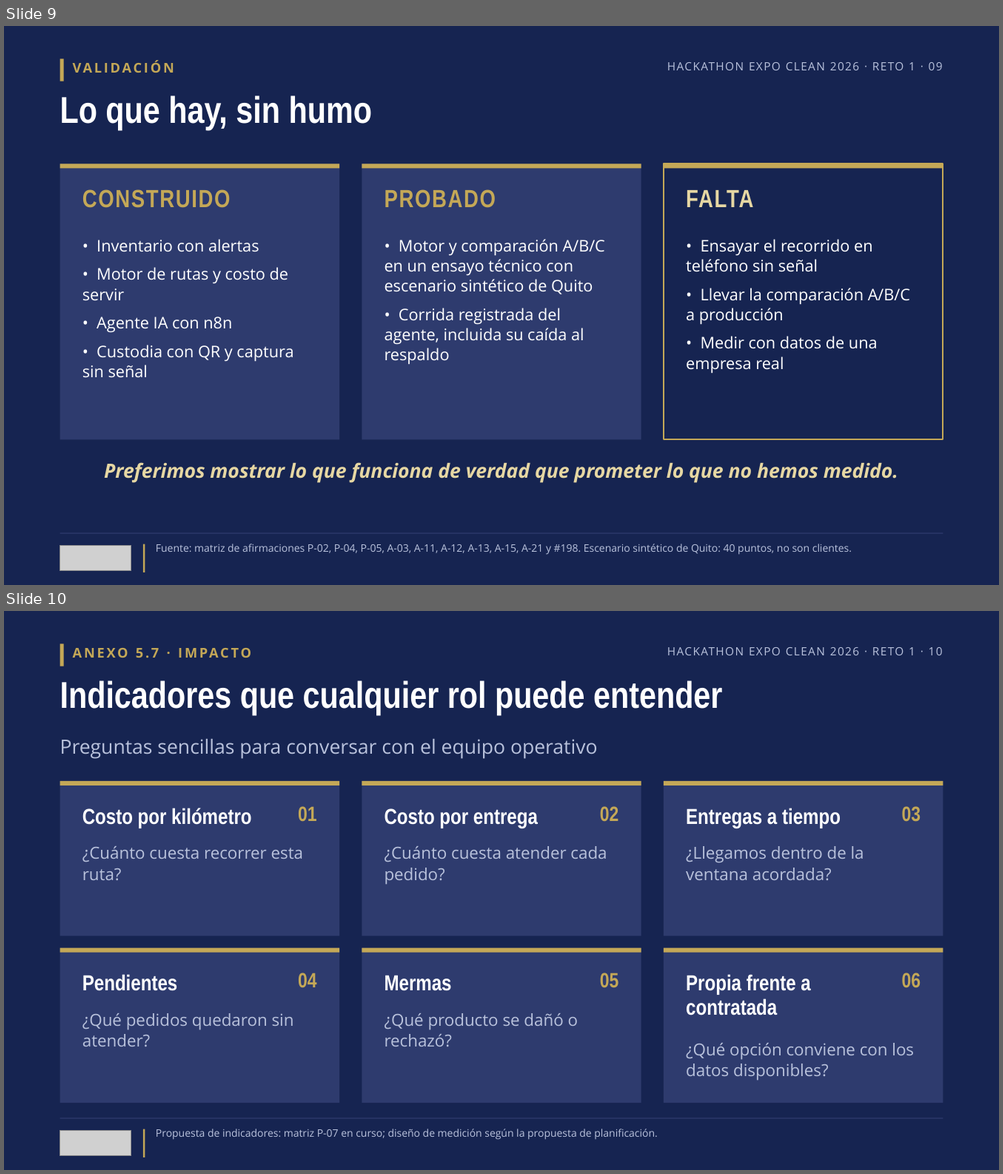
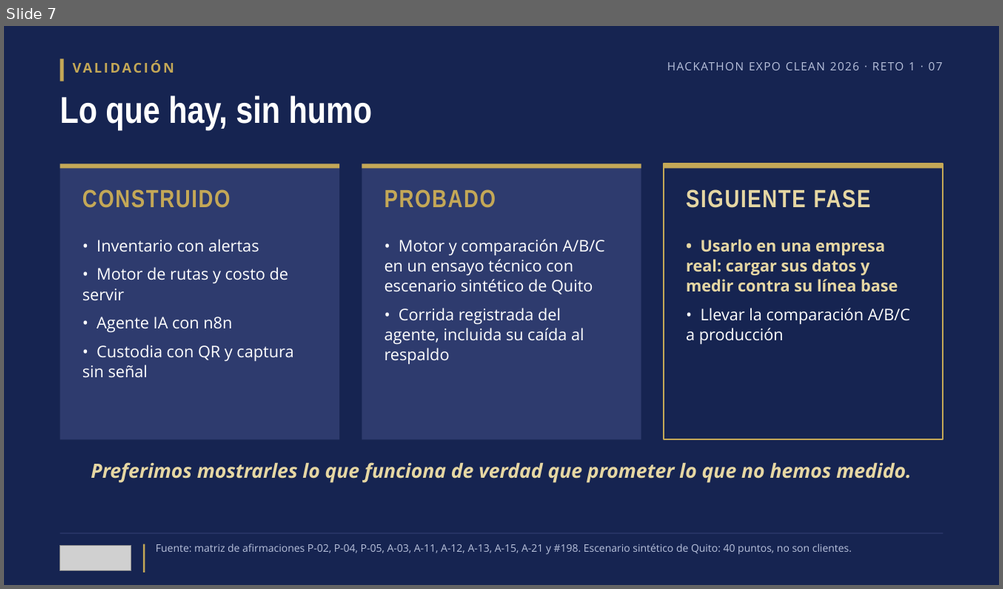
Before and after one commit to bryancito1090/istpetdev-platform, a slide deck: docs/boveda/Entregable/7-Pitch.pptx. Shown one above the other, each under a label of ours: slides 9 and 10 before the commit, slide 7 after it. The pictures are 1003x1174 and 1003x589 pixels, drawn with LibreOffice and Linux fonts; fonts in the diff are those of the drawing; grey boxes stand for pictures. Boxes give left, top, right and bottom in pixels: in the first picture for what was removed or moved away, otherwise in the second. Text is boxed around its words. In the diff, an @@ line names an element or a change of style, - is before the commit and + after.

```diff
--- a/docs/boveda/Entregable/7-Pitch.pptx
+++ b/docs/boveda/Entregable/7-Pitch.pptx
@@ slide 10 removed at (4, 611, 999, 1170), background #162451 @@
@@ text removed at (667, 647, 942, 655) @@
-HACKATHON EXPO CLEAN 2026 · RETO 1 · 10
@@ group removed at (60, 644, 722, 759): 3 texts, 1 rectangle @@
-ANEXO 5.7 · IMPACTO
-Indicadores que cualquier rol puede entender
-Preguntas sencillas para conversar con el equipo operativo
@@ group removed at (60, 781, 339, 937): 3 texts, 2 rectangles @@
-01
-Costo por kilómetro
-¿Cuánto cuesta recorrer esta ruta?
@@ group removed at (361, 781, 640, 937): 3 texts, 2 rectangles @@
-02
-Costo por entrega
-¿Cuánto cuesta atender cada pedido?
@@ group removed at (663, 781, 942, 937): 3 texts, 2 rectangles @@
-03
-Entregas a tiempo
-¿Llegamos dentro de la ventana acordada?
@@ group removed at (60, 948, 339, 1103): 3 texts, 2 rectangles @@
-04
-Pendientes
-¿Qué pedidos quedaron sin atender?
@@ group removed at (361, 948, 640, 1103): 3 texts, 2 rectangles @@
-05
-Mermas
-¿Qué producto se dañó o rechazó?
@@ group removed at (663, 948, 942, 1103): 3 texts, 2 rectangles @@
-06
-Propia frente a contratada
-¿Qué opción conviene con los datos disponibles?
@@ rectangle removed at (60, 1119, 942, 1119) @@
@@ picture removed at (60, 1131, 131, 1156) @@
@@ rectangle removed at (143, 1130, 145, 1158) @@
@@ text removed at (156, 1129, 657, 1140) @@
-Propuesta de indicadores: matriz P-07 en curso; diseño de medición según la propuesta de planificación.
@@ what was slide 9 is now slide 7 @@
@@ slide 7 changed as well @@
@@ text at (667, 62, 942, 70): text changed @@
-HACKATHON EXPO CLEAN 2026 · RETO 1 · 09
+HACKATHON EXPO CLEAN 2026 · RETO 1 · 07
@@ text at (686, 190, 871, 208): text changed @@
-FALTA
+SIGUIENTE FASE
@@ text at (686, 239, 897, 292): text changed; text colour #FFFFFF to #E6D7A3; bold on @@
-• Ensayar el recorrido en teléfono sin señal
+• Usarlo en una empresa real: cargar sus datos y medir contra su línea base
@@ text at (686, 336, 877, 374): paragraph removed @@
-• Medir con datos de una empresa real
@@ text at (91, 463, 910, 483): text changed @@
-Preferimos mostrar lo que funciona de verdad que prometer lo que no hemos medido.
+Preferimos mostrarles lo que funciona de verdad que prometer lo que no hemos medido.
```
Also in this commit, not shown: 5 other slides changed, 3 slides added, 5 other slides removed, 20 other files.
